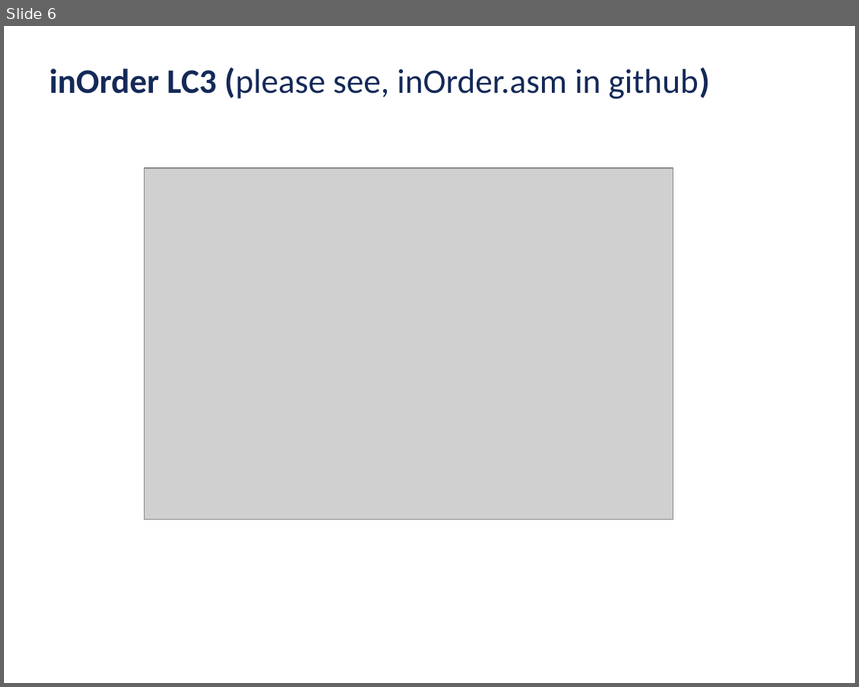
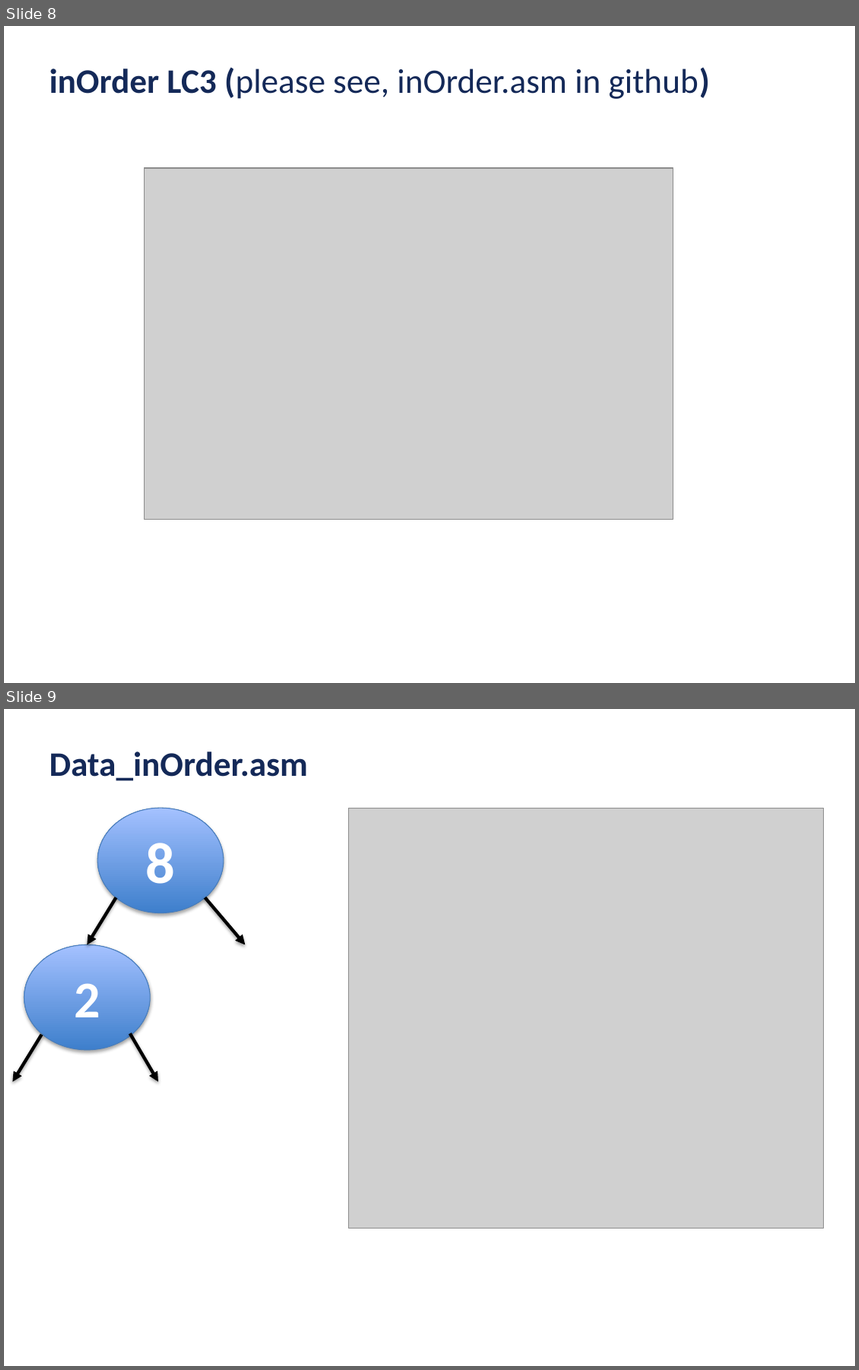
Before and after one commit to ubhowmik/ECE220_Fall2019, a slide deck: LEC#22/Lecture_22.pptx. Shown one above the other, each under a label of ours: slide 6 before the commit, slides 8 and 9 after it. The pictures are 859x687 and 859x1370 pixels, drawn with LibreOffice and Linux fonts; fonts in the diff are those of the drawing; grey boxes stand for pictures; background and template pictures are left out. Boxes give left, top, right and bottom in pixels: in the first picture for what was removed or moved away, otherwise in the second. Text is boxed around its words. In the diff, an @@ line names an element or a change of style, - is before the commit and + after.

```diff
--- a/LEC#22/Lecture_22.pptx
+++ b/LEC#22/Lecture_22.pptx
@@ slide 9 added at [4, 709, 855, 1366], background #FFFFFF @@
@@ text added at [50, 752, 309, 781], 32 pt, text #142958, bold @@
+Data_inOrder.asm
@@ ellipse added at [97, 808, 224, 913], fill gradient #3F80CE to #A4C4FF, outline #4B7EBC 0.75 pt, 54 pt, text #FFFFFF, bold @@
+8
@@ picture added at [348, 808, 824, 1229] @@
@@ arrow added from (116, 897) to (87, 945), #000000 3 pt @@
@@ arrow added from (205, 897) to (246, 945), #000000 3 pt @@
@@ ellipse added at [24, 945, 150, 1050], fill gradient #3F80CE to #A4C4FF, outline #4B7EBC 0.75 pt, 48 pt, text #FFFFFF, bold @@
+2
@@ arrow added from (42, 1035) to (12, 1082), #000000 3 pt @@
@@ arrow added from (130, 1034) to (158, 1082), #000000 3 pt @@
@@ what was slide 6 is now slide 8 @@
```
Also in this commit, not shown: 1 slide changed, 52 other slides added, 1 other file.
